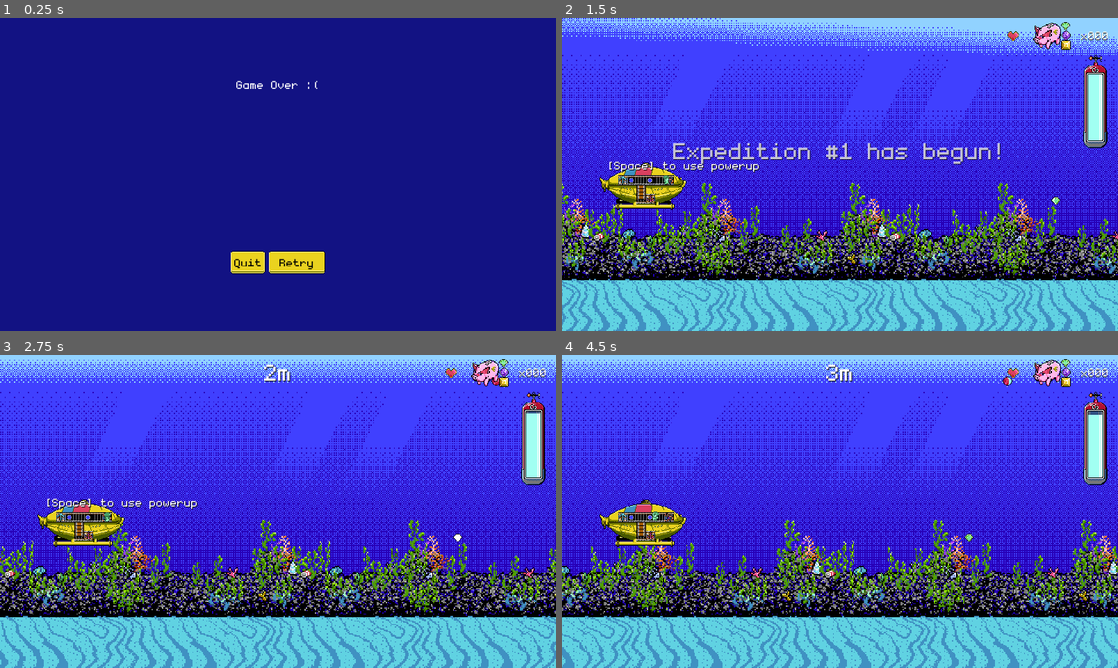
Above: before the commit, frames 1-4 (two rows, left to right).
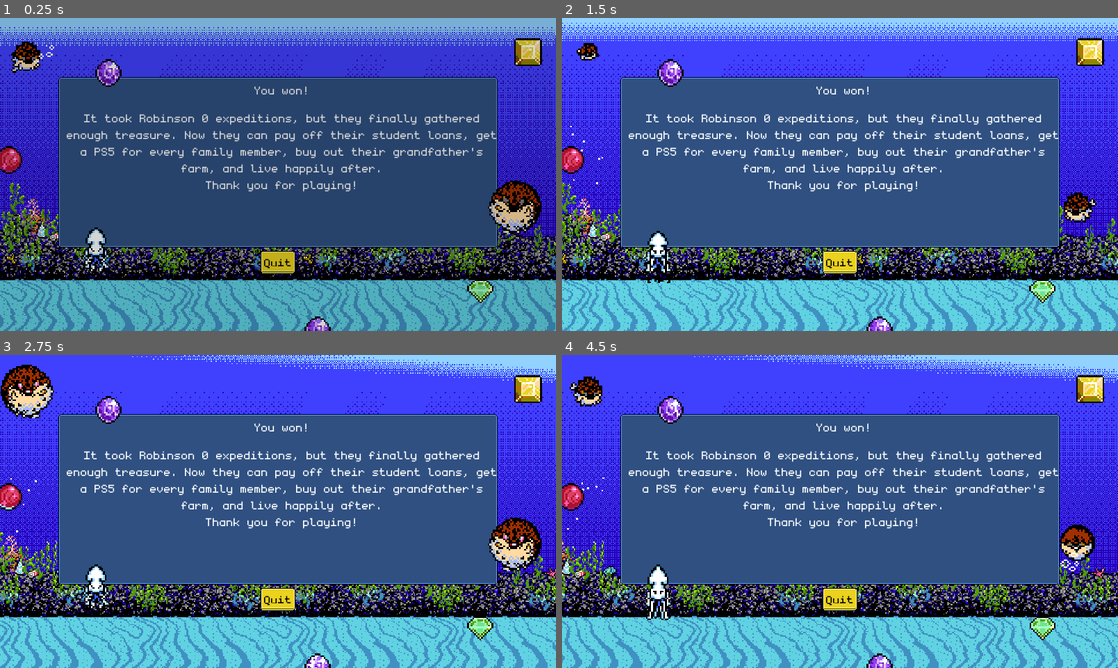
Above: after the commit, the same moments.

Repository: dmitriy-shmilo/gwj41
Game: Godot game, scene res://game_over_screen/game_over_screen.tscn
Same seed, same stepped clock (60 frames per second), same inputs: the game is played once before the commit and once after it. This scene is started directly instead of the project's main scene. The engine's default icon, where the game draws it, is replaced by a stand-in: a white triangle on a blue panel in a dark square. Sound files missing from this copy of the repository are replaced by a short silence.
Inputs (mouse positions are in pixels of both pictures, inside the frame that each line leads up to):
- Up to frame 1 (0.25 s): no input
- Up to frame 2 (1.5 s): click (856, 262) at 0.5 s, where only the run before the commit has a clickable "Retry"; tap Enter at 1.25 s; move the mouse to (962, 158) at 1.27 s; hold D (ui_right) from 1.28 s (still down)
- Up to frame 3 (2.75 s): tap Space (ui_accept) at 1.52, 2.27 s; move the mouse to (166, 527) at 2.02 s; release D (ui_right) at 2.03 s; hold S (ui_down) from 2.03 s (still down)
- Up to frame 4 (4.5 s): move the mouse to (895, 442) at 2.77 s; release S (ui_down) at 2.78 s; hold D (ui_right) 2.78-3.53 s; move the mouse to (812, 574) at 3.52 s; hold W (ui_up) 3.53-4.28 s; tap Space (ui_accept) at 3.77 s; move the mouse to (1006, 558) at 4.27 s; hold A (ui_left) from 4.28 s (still down)

The runs differ from the first frame. In frame 1, 95% of the frame differs, in the area x 0-100%, y 0-100%; in frame 2, 64%; in frame 3, 66%; in frame 4, 65%.

Commit message:
Game over screen.

Diff:
--- a/src/game_over_screen/game_over_screen.gd
+++ b/src/game_over_screen/game_over_screen.gd
@@ -1,8 +1,16 @@
 extends VBoxContainer
 
 
+onready var _fader: Fader = $"Fader"
+onready var _message_label: Label = $"PanelContainer/Control/MessageLabel"
+
+func _ready() -> void:
+	_message_label.text = tr("ui_win_message") % UserSaveData.current_expedition
+
 
 func _on_QuitButton_pressed():
+	_fader.fade_out()
+	yield(_fader, "fade_out_completed")
 	get_tree().change_scene("res://title_screen/title_screen.tscn")
 
 
--- a/src/game_over_screen/game_over_screen.tscn
+++ b/src/game_over_screen/game_over_screen.tscn
@@ -1,8 +1,85 @@
-[gd_scene load_steps=4 format=2]
+[gd_scene load_steps=32 format=2]
 
 [ext_resource path="res://game_over_screen/game_over_screen.gd" type="Script" id=1]
 [ext_resource path="res://ui/cancel_shortcut.tres" type="ShortCut" id=2]
 [ext_resource path="res://ui/default_theme.tres" type="Theme" id=3]
+[ext_resource path="res://ui/fader.tscn" type="PackedScene" id=4]
+[ext_resource path="res://game_screen/enemy1.tscn" type="PackedScene" id=5]
+[ext_resource path="res://game_screen/enemy2.tscn" type="PackedScene" id=6]
+[ext_resource path="res://game_screen/treasure2.tscn" type="PackedScene" id=7]
+[ext_resource path="res://game_screen/treasure1.tscn" type="PackedScene" id=8]
+[ext_resource path="res://game_screen/treasure3.tscn" type="PackedScene" id=9]
+[ext_resource path="res://assets/art/background1.png" type="Texture" id=10]
+[ext_resource path="res://assets/art/ocean.png" type="Texture" id=11]
+[ext_resource path="res://assets/art/background2.png" type="Texture" id=12]
+[ext_resource path="res://assets/art/ocen_top.png" type="Texture" id=13]
+[ext_resource path="res://assets/art/background.png" type="Texture" id=14]
+[ext_resource path="res://game_screen/parallax.gd" type="Script" id=15]
+[ext_resource path="res://game_screen/powerup.tscn" type="PackedScene" id=16]
+
+[sub_resource type="AtlasTexture" id=21]
+atlas = ExtResource( 13 )
+region = Rect2( 0, 0, 960, 73 )
+
+[sub_resource type="AtlasTexture" id=22]
+atlas = ExtResource( 13 )
+region = Rect2( 0, 73, 960, 73 )
+
+[sub_resource type="AtlasTexture" id=23]
+atlas = ExtResource( 13 )
+region = Rect2( 0, 146, 960, 73 )
+
+[sub_resource type="AtlasTexture" id=24]
+atlas = ExtResource( 13 )
+region = Rect2( 0, 219, 960, 73 )
+
+[sub_resource type="AtlasTexture" id=25]
+atlas = ExtResource( 13 )
+region = Rect2( 0, 292, 960, 73 )
+
+[sub_resource type="AtlasTexture" id=26]
+atlas = ExtResource( 13 )
+region = Rect2( 0, 365, 960, 73 )
+
+[sub_resource type="AtlasTexture" id=27]
+atlas = ExtResource( 13 )
+region = Rect2( 0, 438, 960, 73 )
+
+[sub_resource type="AtlasTexture" id=28]
+atlas = ExtResource( 13 )
+region = Rect2( 0, 511, 960, 73 )
+
+[sub_resource type="AtlasTexture" id=29]
+atlas = ExtResource( 13 )
+region = Rect2( 0, 584, 960, 73 )
+
+[sub_resource type="AtlasTexture" id=30]
+atlas = ExtResource( 13 )
+region = Rect2( 0, 657, 960, 73 )
+
+[sub_resource type="AtlasTexture" id=31]
+atlas = ExtResource( 13 )
+region = Rect2( 0, 730, 960, 73 )
+
+[sub_resource type="AtlasTexture" id=32]
+atlas = ExtResource( 13 )
+region = Rect2( 0, 803, 960, 73 )
+
+[sub_resource type="AtlasTexture" id=33]
+atlas = ExtResource( 13 )
+region = Rect2( 0, 876, 960, 73 )
+
+[sub_resource type="AtlasTexture" id=34]
+atlas = ExtResource( 13 )
+region = Rect2( 0, 949, 960, 73 )
+
+[sub_resource type="SpriteFrames" id=35]
+animations = [ {
+"frames": [ SubResource( 21 ), SubResource( 22 ), SubResource( 23 ), SubResource( 24 ), SubResource( 25 ), SubResource( 26 ), SubResource( 27 ), SubResource( 28 ), SubResource( 29 ), SubResource( 30 ), SubResource( 31 ), SubResource( 32 ), SubResource( 33 ), SubResource( 34 ) ],
+"loop": true,
+"name": "default",
+"speed": 8.0
+} ]
 
 [node name="GameOverScreen" type="VBoxContainer"]
 anchor_top = 0.00115601
@@ -18,35 +95,137 @@
 "_edit_use_anchors_": false
 }
 
-[node name="TitleLabel" type="Label" parent="."]
-margin_right = 824.0
-margin_bottom = 13.0
+[node name="PanelContainer" type="PanelContainer" parent="."]
+margin_right = 760.0
+margin_bottom = 296.0
+size_flags_horizontal = 3
+size_flags_vertical = 3
+
+[node name="Control" type="Control" parent="PanelContainer"]
+margin_left = 7.0
+margin_top = 7.0
+margin_right = 753.0
+margin_bottom = 289.0
+size_flags_horizontal = 3
+size_flags_vertical = 3
+
+[node name="Treasure" parent="PanelContainer/Control" instance=ExtResource( 8 )]
+position = Vector2( 724, 360.376 )
+scale = Vector2( 3, 3 )
+
+[node name="Powerup" parent="PanelContainer/Control" instance=ExtResource( 16 )]
+position = Vector2( -92, 137.376 )
+scale = Vector2( 3, 3 )
+
+[node name="Treasure2" parent="PanelContainer/Control" instance=ExtResource( 7 )]
+position = Vector2( 805, -48.6242 )
+scale = Vector2( 3, 3 )
+
+[node name="Treasure3" parent="PanelContainer/Control" instance=ExtResource( 9 )]
+position = Vector2( 79, -12.6242 )
+scale = Vector2( 3, 3 )
+
+[node name="Treasure4" parent="PanelContainer/Control" instance=ExtResource( 9 )]
+position = Vector2( 440, 431.376 )
+scale = Vector2( 3, 3 )
+
+[node name="Enemy" parent="PanelContainer/Control" instance=ExtResource( 5 )]
+position = Vector2( 783, 217.376 )
+scale = Vector2( 3, 3 )
+
+[node name="Enemy3" parent="PanelContainer/Control" instance=ExtResource( 5 )]
+position = Vector2( -61, -46.6242 )
+scale = Vector2( -3, 3 )
+
+[node name="Enemy2" parent="PanelContainer/Control" instance=ExtResource( 6 )]
+position = Vector2( 59, 301.376 )
+scale = Vector2( 3, 3 )
+
+[node name="TitleLabel" type="Label" parent="PanelContainer/Control"]
+margin_top = 2.37576
+margin_right = 760.0
+margin_bottom = 28.3758
 size_flags_vertical = 2
-text = "Game Over :("
+text = "ui_win_title"
 align = 1
+__meta__ = {
+"_edit_use_anchors_": false
+}
+
+[node name="MessageLabel" type="Label" parent="PanelContainer/Control"]
+margin_top = 50.3758
+margin_right = 760.0
+margin_bottom = 76.3758
+size_flags_vertical = 2
+text = "ui_win_message"
+align = 1
+autowrap = true
+__meta__ = {
+"_edit_use_anchors_": false
+}
 
 [node name="HBoxContainer" type="HBoxContainer" parent="."]
-margin_top = 381.0
-margin_right = 824.0
-margin_bottom = 400.0
+margin_top = 300.0
+margin_right = 760.0
+margin_bottom = 340.0
 alignment = 1
 
 [node name="QuitButton" type="Button" parent="HBoxContainer"]
-margin_left = 333.0
-margin_right = 387.0
-margin_bottom = 19.0
+margin_left = 331.0
+margin_right = 429.0
+margin_bottom = 40.0
 rect_min_size = Vector2( 50, 0 )
 shortcut_in_tooltip = false
 shortcut = ExtResource( 2 )
 text = "ui_quit"
 
-[node name="RetryButton" type="Button" parent="HBoxContainer"]
-margin_left = 391.0
-margin_right = 491.0
-margin_bottom = 19.0
-rect_min_size = Vector2( 100, 0 )
-shortcut_in_tooltip = false
-text = "ui_retry"
+[node name="Fader" parent="." instance=ExtResource( 4 )]
+
+[node name="ParallaxBackground" type="ParallaxBackground" parent="."]
+script = ExtResource( 15 )
+speed = 20.0
+
+[node name="ParallaxLayer3" type="ParallaxLayer" parent="ParallaxBackground"]
+motion_scale = Vector2( 0, 0 )
+
+[node name="Background" type="Sprite" parent="ParallaxBackground/ParallaxLayer3"]
+position = Vector2( 0, -54 )
+scale = Vector2( 1, 1.24259 )
+texture = ExtResource( 14 )
+centered = false
+
+[node name="OceanTop" type="AnimatedSprite" parent="ParallaxBackground/ParallaxLayer3"]
+frames = SubResource( 35 )
+frame = 1
+playing = true
+centered = false
+
+[node name="Ocean" type="Sprite" parent="ParallaxBackground/ParallaxLayer3"]
+texture = ExtResource( 11 )
+centered = false
+offset = Vector2( 0, 73 )
+
+[node name="ParallaxLayer2" type="ParallaxLayer" parent="ParallaxBackground"]
+position = Vector2( 0, 284 )
+motion_scale = Vector2( 0.75, 0 )
+motion_offset = Vector2( 2, 0 )
+motion_mirroring = Vector2( 1024, 0 )
+
+[node name="Sprite" type="Sprite" parent="ParallaxBackground/ParallaxLayer2"]
+texture = ExtResource( 12 )
+centered = false
+region_enabled = true
+region_rect = Rect2( 0, 0, 1024, 256 )
+
+[node name="ParallaxLayer" type="ParallaxLayer" parent="ParallaxBackground"]
+position = Vector2( 0, 450 )
+motion_scale = Vector2( 1.1, 0 )
+motion_mirroring = Vector2( 1024, 0 )
+
+[node name="Sprite" type="Sprite" parent="ParallaxBackground/ParallaxLayer"]
+texture = ExtResource( 10 )
+centered = false
+region_enabled = true
+region_rect = Rect2( 0, 0, 1024, 90 )
 
 [connection signal="pressed" from="HBoxContainer/QuitButton" to="." method="_on_QuitButton_pressed"]
-[connection signal="pressed" from="HBoxContainer/RetryButton" to="." method="_on_RetryButton_pressed"]
--- a/src/shop_screen/shop_screen.gd
+++ b/src/shop_screen/shop_screen.gd
@@ -46,6 +46,13 @@
 
 
 func _on_upgrade_purchased(sender, upgrade: Upgrade) -> void:
+	if upgrade.id == preload("res://data/upgrades/finish.tres").id:
+		_fader.fade_out()
+		UserSaveData.menu_soundtrack_time = _soundtrack_player.get_playback_position()
+		UserSaveData.is_running = false
+		yield(_fader, "fade_out_completed")
+		UserSaveData.save_data()
+		get_tree().change_scene("res://game_over_screen/game_over_screen.tscn")
 	_refresh()
 	# this will refresh the sidebar
 	_on_upgrade_selected(sender, upgrade)
--- a/src/title_screen/title_screen.tscn
+++ b/src/title_screen/title_screen.tscn
@@ -126,9 +126,6 @@
 [node name="TutorialScene" parent="." instance=ExtResource( 4 )]
 visible = false
 
-[node name="AnimatedSprite" parent="TutorialScene/PanelContainer/Slide1" index="0"]
-frame = 0
-
 [node name="Fader" parent="." instance=ExtResource( 7 )]
 audio_player = NodePath("../SoundtrackPlayer")
 
@@ -152,7 +149,7 @@
 
 [node name="OceanTop" type="AnimatedSprite" parent="ParallaxBackground/ParallaxLayer3"]
 frames = SubResource( 35 )
-frame = 4
+frame = 5
 playing = true
 centered = false
 
--- a/src/tr_keys.csv
+++ b/src/tr_keys.csv
@@ -84,3 +84,5 @@
 ui_tutorial_5,"Sometimes you'll come across these things. They contain various powerups, which will help you on your qu …(303 unchanged characters)…
 ui_tutorial_6,"Keep an eye on your oxygen levels. If you run out of oxygen, you'll have to resurface, and restart your expedition.","Следите за своим кислородом. Если он кончится, то вам придется всплыть на поверхность и начать экспедицию заново."
 ui_tutorial_7,"Once your expedition ends, you'll have a chance to get some upgrades in the shop, given that you have co …(246 unchanged characters)…
+ui_win_title,"You won!","Вы победили!"
+ui_win_message,"It took Robinson %d expeditions, but they finally gathered enough treasure. Now they can pay off their student loans, get a PS5 for every family member, buy out their grandfather's farm, and live happily after.\nThank you for playing!","Робинзону понадобилось %d экспедиций, но он собрал достаточно сокровищ. Теперь он может оплатить свой студенческий займ, добыть PS5 каждому члену семьи, выкупить ферму своего дедушки и жить долго и счастливо.\nСпасибо за игру!"
